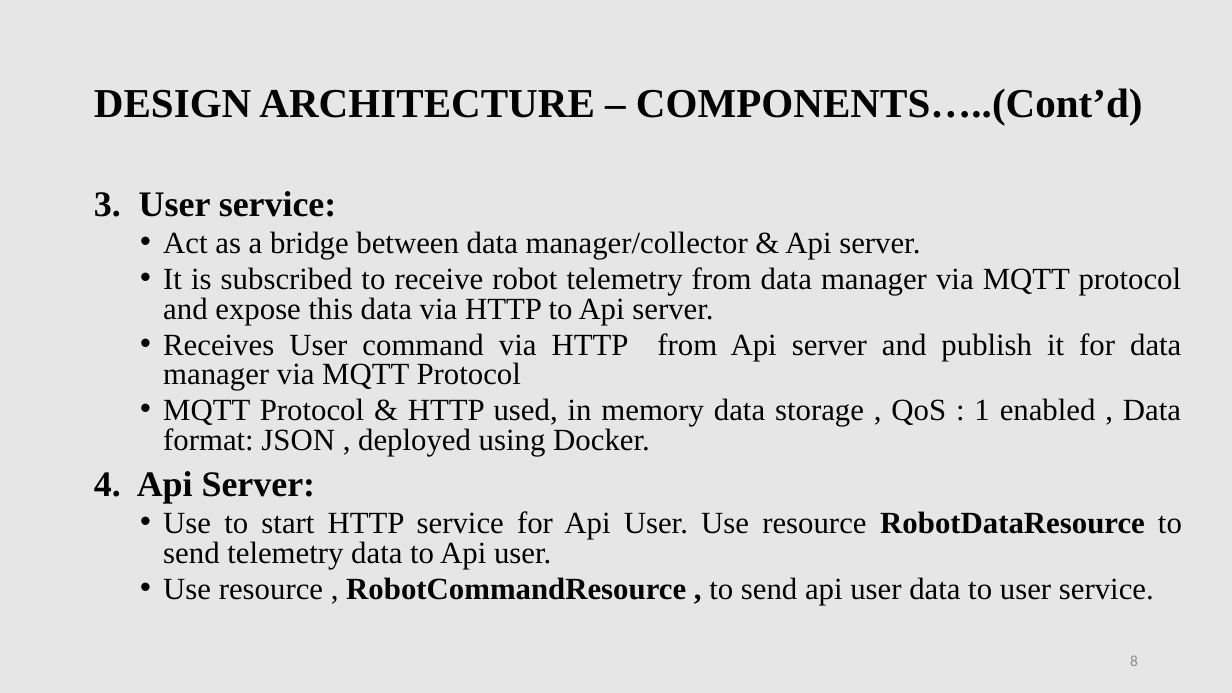
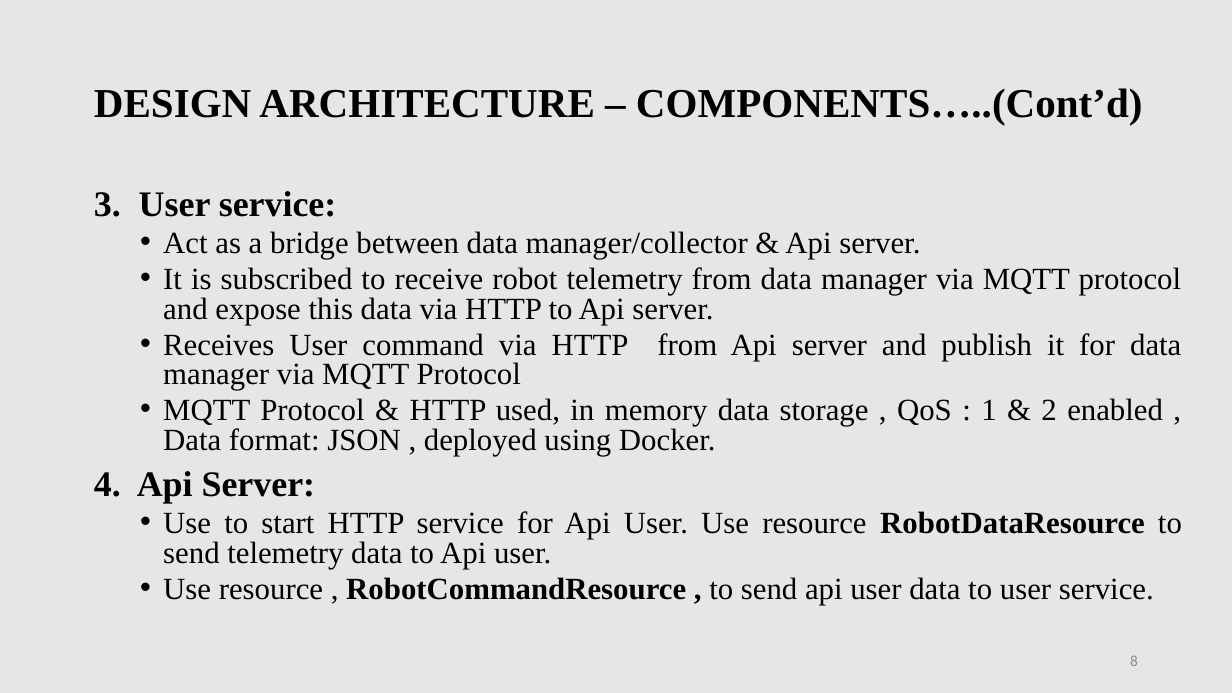
Before and after one commit to s-ziauddin/Distributed_IoT_Software_Architecture_Project, a slide deck: slide 8 of ppt slide/project_presentation.pptx. Drawn at 1232x693 pixels with LibreOffice and Linux fonts; fonts in the diff are those of the drawing. Boxes give left, top, right and bottom in pixels: in the first picture for what was removed or moved away, otherwise in the second. Text is boxed around its words. In the diff, an @@ line names an element or a change of style, - is before the commit and + after.

```diff
--- a/ppt slide/project_presentation.pptx
+++ b/ppt slide/project_presentation.pptx
@@ text at [163,398,1163,456]: text changed @@
-  • MQTT Protocol & HTTP used, in memory data storage , QoS : 1 enabled , Data format: JSON , deployed using Docker.
+  • MQTT Protocol & HTTP used, in memory data storage , QoS : 1 & 2 enabled , Data format: JSON , deployed using Docker.
```
Also in this commit, not shown: 1 other slide changed, 7 other files.
